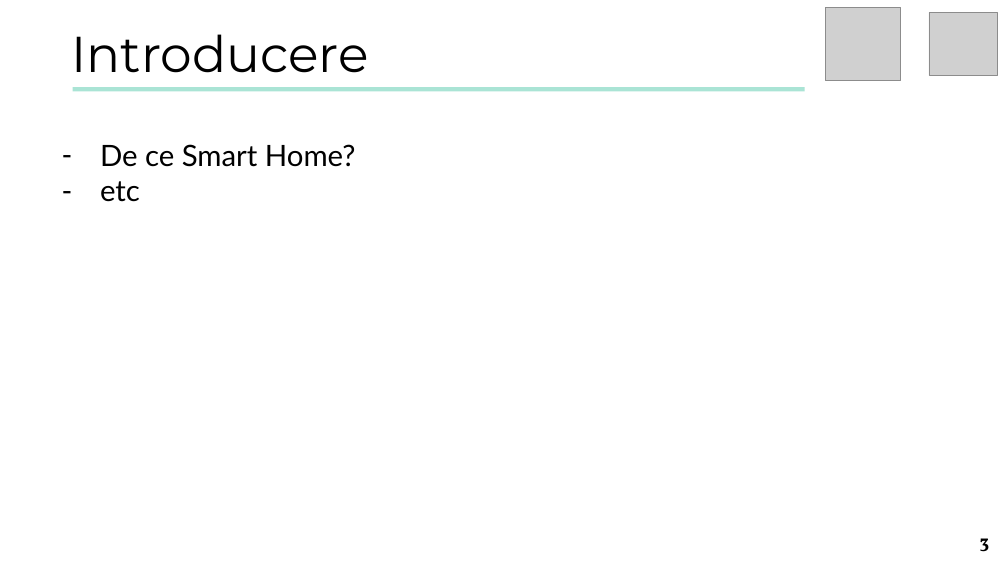
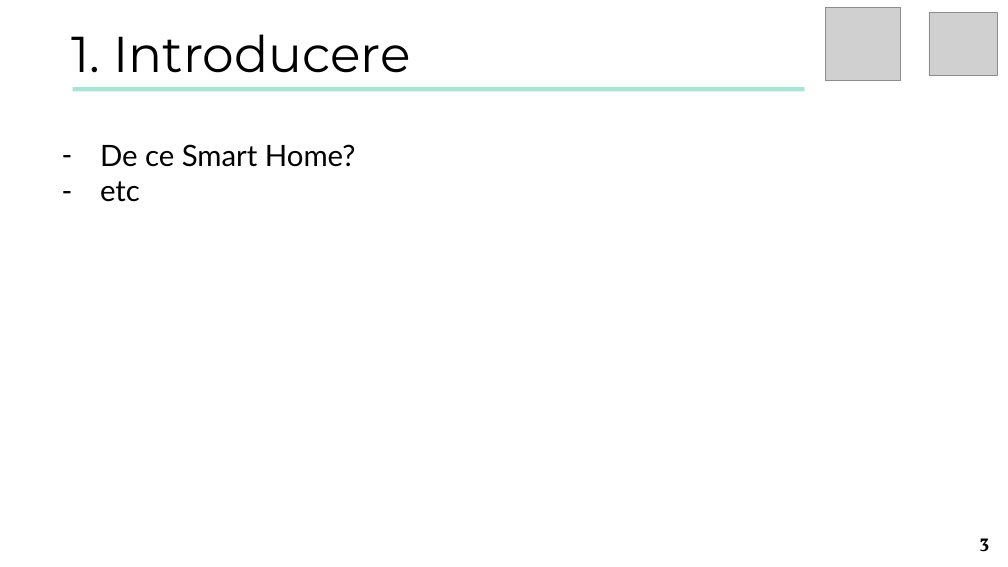
Before and after one commit to turcunicusor/Licenta, a slide deck: slide 3 of Documentation/Presentation.pptx. Drawn at 1008x567 pixels with LibreOffice and Linux fonts; fonts in the diff are those of the drawing; grey boxes stand for pictures. Boxes give left, top, right and bottom in pixels: in the first picture for what was removed or moved away, otherwise in the second. Text is boxed around its words. In the diff, an @@ line names an element or a change of style, - is before the commit and + after.

```diff
--- a/Documentation/Presentation.pptx
+++ b/Documentation/Presentation.pptx
@@ text at bbox=[72, 34, 411, 73]: text changed @@
-Introducere
+1. Introducere
```
Also in this commit, not shown: 7 other slides changed, 3 slides added, 1 other file.
